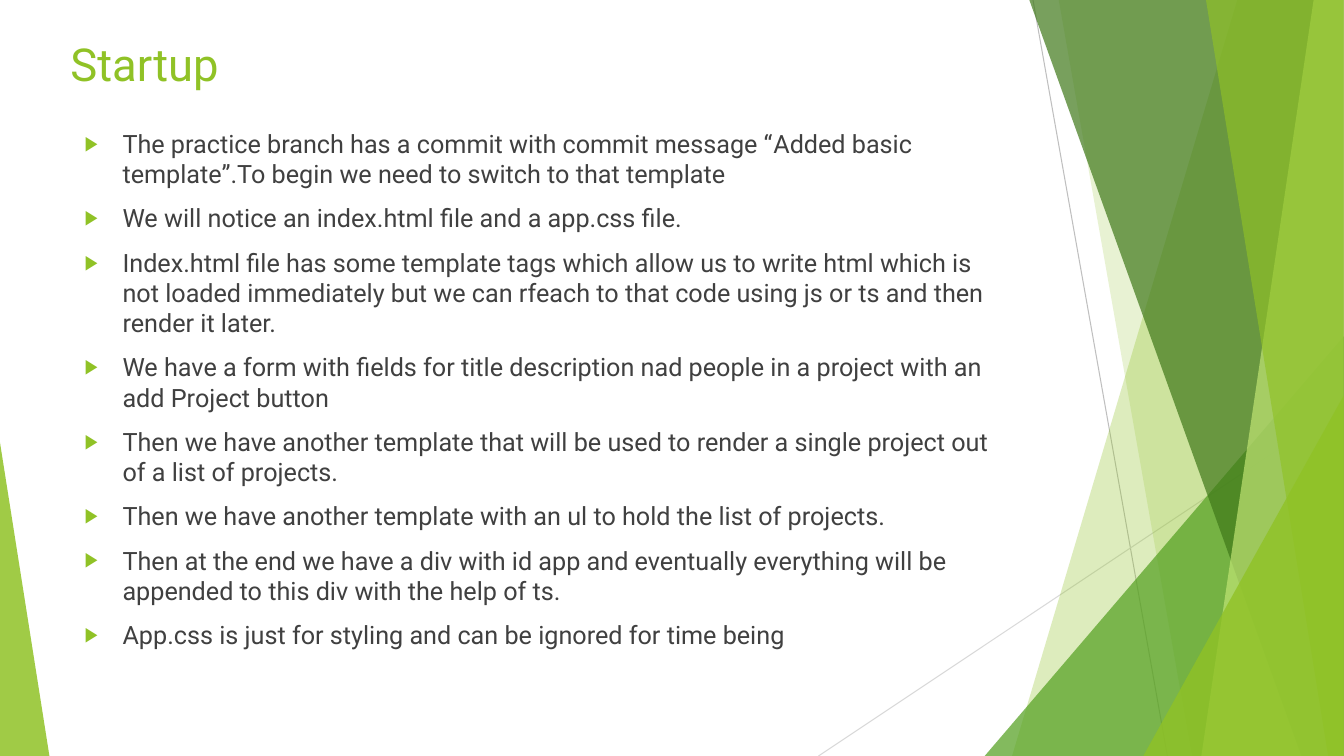
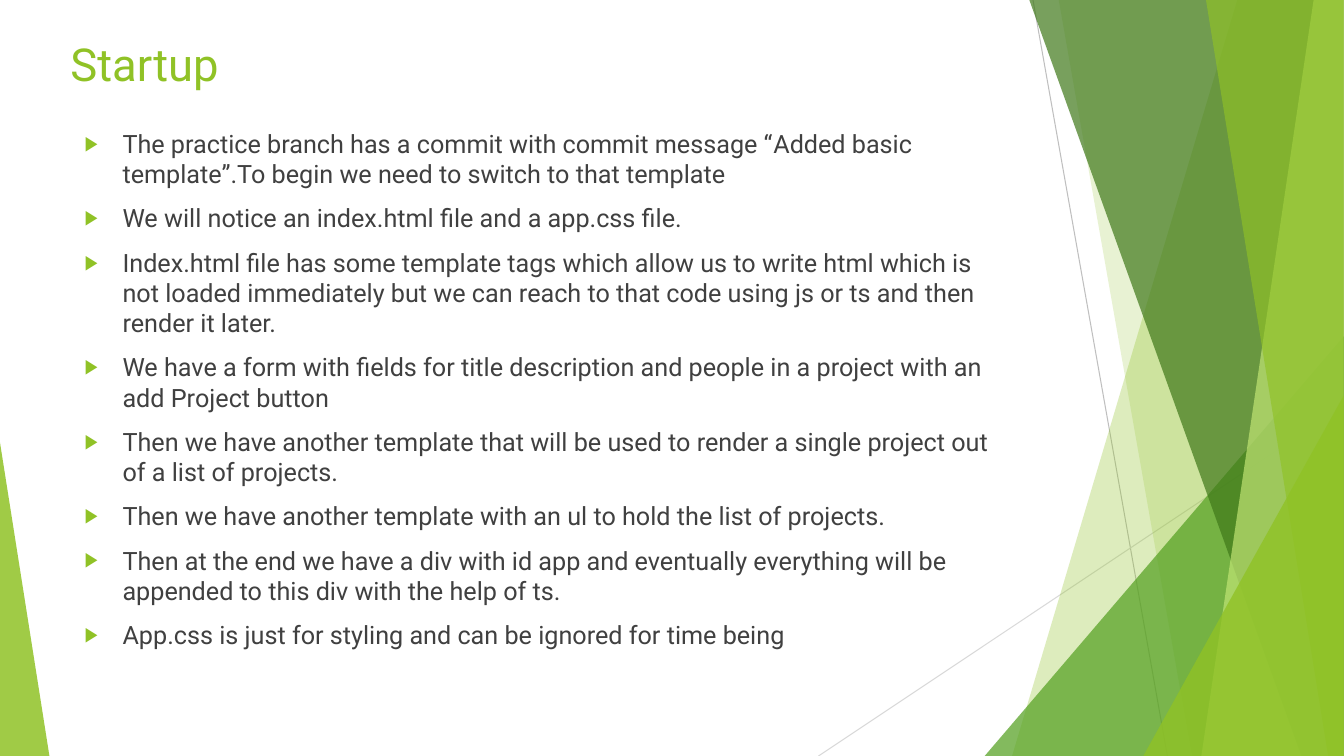
Before and after one commit to rudhrainfogain/TypeScript, a slide deck: slide 107 of PPT/TypeScriptv9.pptx. Drawn at 1344x756 pixels with LibreOffice and Linux fonts; fonts in the diff are those of the drawing. Boxes give left, top, right and bottom in pixels: in the first picture for what was removed or moved away, otherwise in the second. Text is boxed around its words. In the diff, an @@ line names an element or a change of style, - is before the commit and + after.

Commit message:
Step-6 Rendering Project Lists

```diff
--- a/PPT/TypeScriptv9.pptx
+++ b/PPT/TypeScriptv9.pptx
@@ text at bbox=[123, 253, 982, 413]: text changed @@
-▶ Index.html file has some template tags which allow us to write html which is not loaded immediately but we can rfeach to that code using js or ts and then render it later.
-▶ We have a form with fields for title description nad people in a project with an add Project button
+▶ Index.html file has some template tags which allow us to write html which is not loaded immediately but we can reach to that code using js or ts and then render it later.
+▶ We have a form with fields for title description and people in a project with an add Project button
```
Also in this commit, not shown: 3 other slides changed, 2 slides added, 2 other files.
